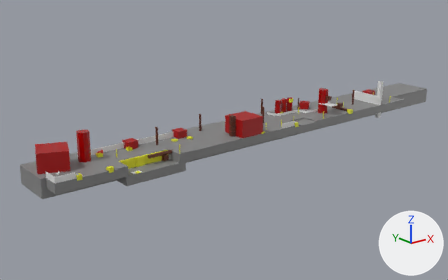
What one commit did to the Blender file assets/map_farm.blend.
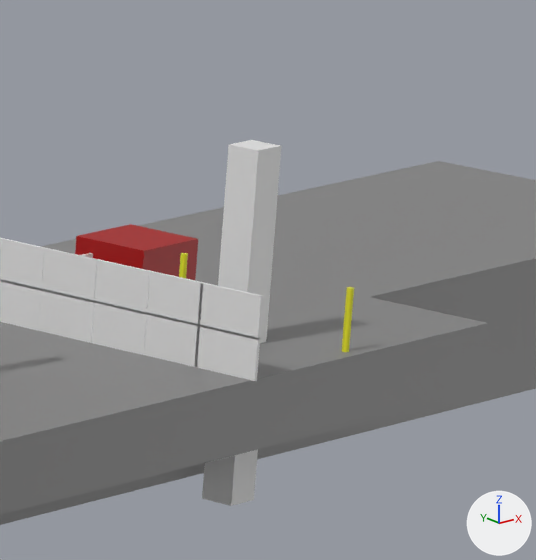
Old and new are each drawn whole from a 50 mm lens placed at (-43.2, -102.5, 41.0), pointed at (46.8, 9.9, -3.9) and again close up on the part from 79% to 91% of the width and 24% to 44% of the height. Lighting does not change. The marker at lower right points along +X, +Y and +Z.

Names of what the first close-up shows: 'Barn.004', 'Exit', 'Fence.044', 'Fence.045', 'Fence.047', 'Fence.048', 'Fence.049', 'Fence.050', 'Ground.001', 'Ground.007', 'Tree.010', 'obstacle_fence.003', 'obstacle_fence.004'.
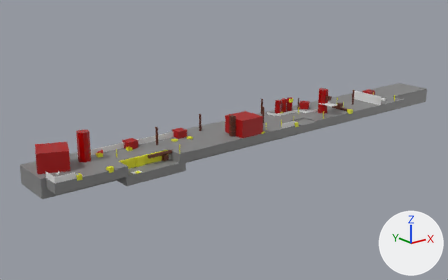
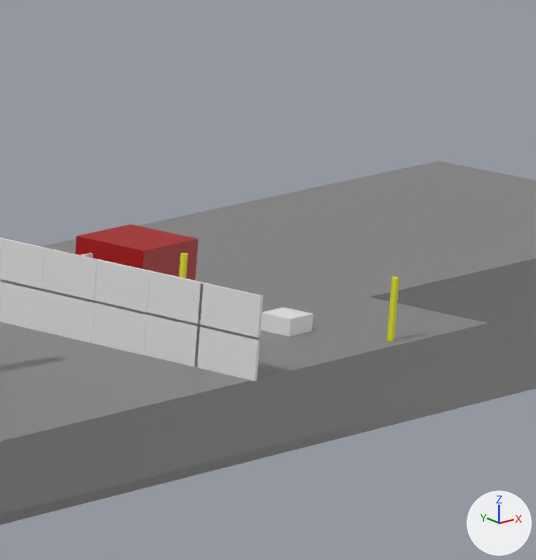
Changed parts and their boxes [x1, y1, x2, y2] in the close-ups (536 x 560 px):
'Exit', moved, rescaled
    before: [202, 140, 281, 506]
    after: [261, 307, 313, 336]
'Tree.010', moved
    before: [342, 287, 354, 352]
    after: [387, 277, 399, 341]

The change in detail:
Object 'Tree.010' (ob_tree_010) moves from (94.33, -2.51, 0.26) to (96.33, -2.51, 0.26).
Object 'Exit' (ob_exit) is rescaled from (1.0, 1.0, 10.0) to (1.0, 1.0, 1.0).
Object 'Exit' (ob_exit) moves from (93.0, 0.0, 1.0) to (95.0, 0.0, 0.5).
